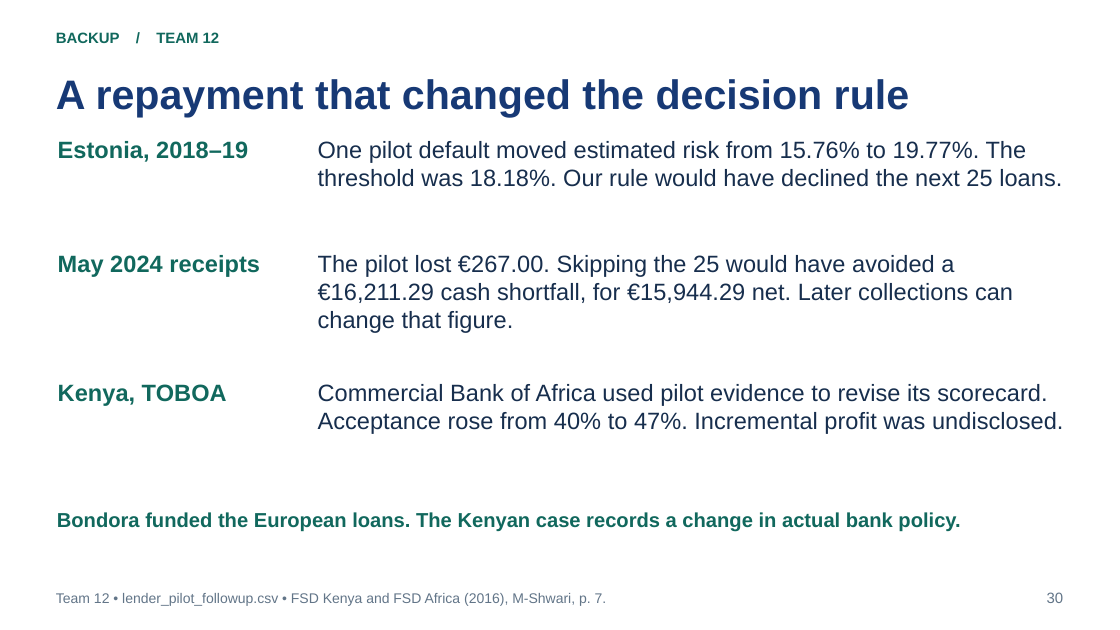
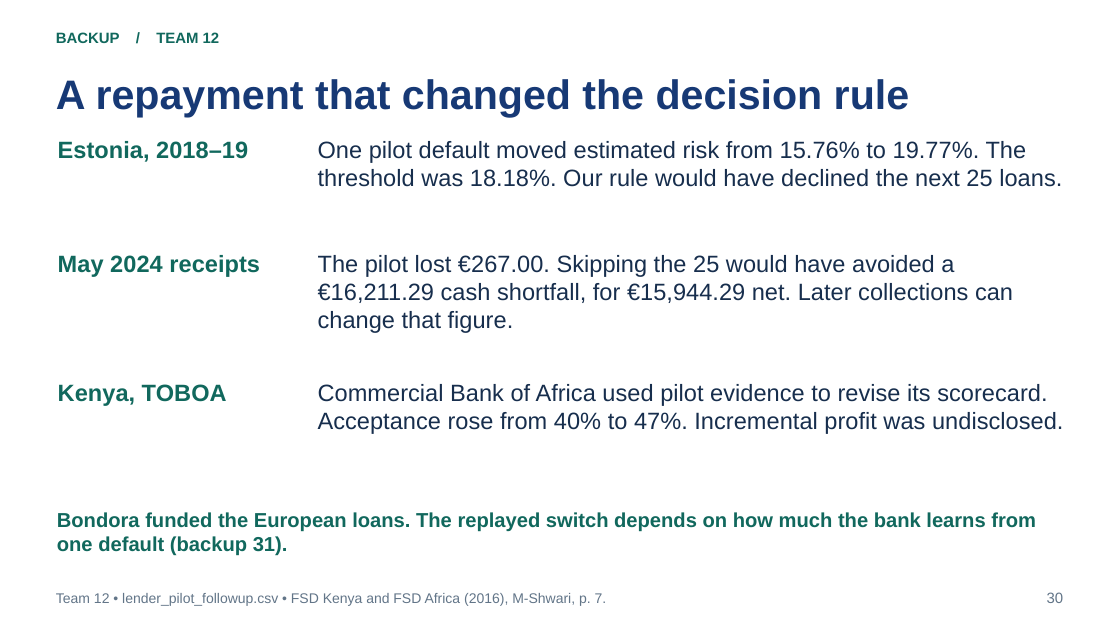
Before and after one commit to bigpurota/paper11, a slide deck: slide 30 of slides/paper11.pptx. Drawn at 1120x630 pixels with LibreOffice and Linux fonts; fonts in the diff are those of the drawing. Boxes give left, top, right and bottom in pixels: in the first picture for what was removed or moved away, otherwise in the second. Text is boxed around its words. In the diff, an @@ line names an element or a change of style, - is before the commit and + after.

Commit message:
Test pilot-loss recovery on later Bondora vintages and US Prosper loans

```diff
--- a/slides/paper11.pptx
+++ b/slides/paper11.pptx
@@ text at [57, 512, 1036, 556]: text changed @@
-Bondora funded the European loans. The Kenyan case records a change in actual bank policy.
+Bondora funded the European loans. The replayed switch depends on how much the bank learns from one default (backup 31).
```
Also in this commit, not shown: 1 other slide changed, 2 slides added, 45 other files.
